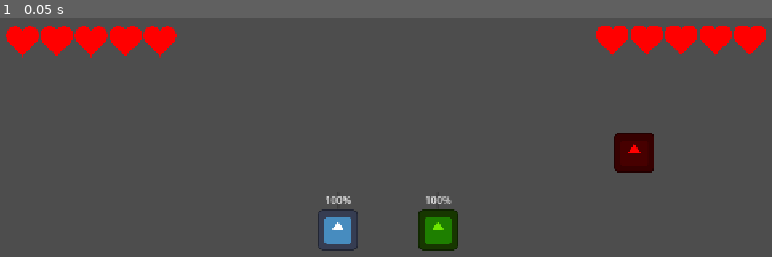
Above: before the commit, frame 1.
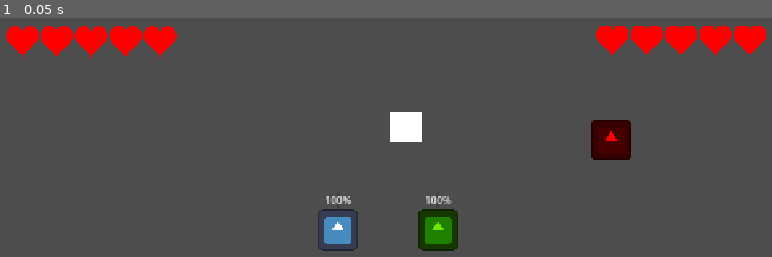
Above: after the commit, the same moment.

Repository: Herovero/CandlesOut
Game: Godot game, scene res://Scenes/main.tscn
Same seed, same stepped clock (60 frames per second), same inputs: the game is played once before the commit and once after it. The engine's default icon, where the game draws it, is replaced by a stand-in: a white triangle on a blue panel in a dark square.
Inputs:
- Up to frame 1 (0.05 s): no input

The runs differ from the first frame. In frame 1, 1.8% of the frame differs, in the area x 50-85%, y 39-65%.

Commit message:
Added item placeholder that disappears when touched

Diff:
--- a/Scenes/enemy_test.tscn
+++ b/Scenes/enemy_test.tscn
@@ -3,11 +3,11 @@
 [ext_resource type="Script" uid="uid://c2t7es6cljgi0" path="res://Scripts/enemy_test.gd" id="1_67vpr"]
 [ext_resource type="Texture2D" uid="uid://b7fvyw61qmnl7" path="res://icon.svg" id="1_q8xid"]
 
-[sub_resource type="CircleShape2D" id="CircleShape2D_kxk0d"]
-radius = 37.01351
+[sub_resource type="RectangleShape2D" id="RectangleShape2D_67vpr"]
+size = Vector2(64, 64)
 
-[sub_resource type="CircleShape2D" id="CircleShape2D_67vpr"]
-radius = 37.01351
+[sub_resource type="RectangleShape2D" id="RectangleShape2D_kxk0d"]
+size = Vector2(68, 68)
 
 [node name="Enemy" type="CharacterBody2D" unique_id=1685618765 groups=["Enemies"]]
 script = ExtResource("1_67vpr")
@@ -18,12 +18,12 @@
 texture = ExtResource("1_q8xid")
 
 [node name="CollisionShape2D" type="CollisionShape2D" parent="." unique_id=2102995938]
-shape = SubResource("CircleShape2D_kxk0d")
+shape = SubResource("RectangleShape2D_67vpr")
 
 [node name="Hitbox" type="Area2D" parent="." unique_id=1943702713]
 
-[node name="CollisionShape2D" type="CollisionShape2D" parent="Hitbox" unique_id=500030585]
-shape = SubResource("CircleShape2D_67vpr")
+[node name="CollisionShape2D" type="CollisionShape2D" parent="Hitbox" unique_id=874079151]
+shape = SubResource("RectangleShape2D_kxk0d")
 
 [node name="AttackTimer" type="Timer" parent="." unique_id=751666876]
 one_shot = true
--- /dev/null
+++ b/Scenes/item1.tscn
@@ -0,0 +1,20 @@
+[gd_scene format=3 uid="uid://d4mmodq5hen4l"]
+
+[ext_resource type="Script" uid="uid://bg4yvuv83bq3f" path="res://Scripts/item.gd" id="1_pkys8"]
+
+[sub_resource type="CanvasTexture" id="CanvasTexture_yk461"]
+
+[sub_resource type="RectangleShape2D" id="RectangleShape2D_1o0s7"]
+size = Vector2(50, 50)
+
+[node name="item1" type="Area2D" unique_id=839316503]
+script = ExtResource("1_pkys8")
+
+[node name="Sprite2D" type="Sprite2D" parent="." unique_id=171564091]
+scale = Vector2(50, 50)
+texture = SubResource("CanvasTexture_yk461")
+
+[node name="CollisionShape2D" type="CollisionShape2D" parent="." unique_id=40545649]
+shape = SubResource("RectangleShape2D_1o0s7")
+
+[connection signal="body_entered" from="." to="." method="_on_body_entered"]
--- a/Scenes/main.tscn
+++ b/Scenes/main.tscn
@@ -1,10 +1,14 @@
 [gd_scene format=3 uid="uid://b4jda3svu4fmh"]
 
 [ext_resource type="PackedScene" uid="uid://c4sy607bwof83" path="res://Scenes/player.tscn" id="1_jjgbg"]
+[ext_resource type="PackedScene" uid="uid://d4mmodq5hen4l" path="res://Scenes/item1.tscn" id="1_jjvhh"]
 [ext_resource type="PackedScene" uid="uid://cqbq35ef7qsmd" path="res://Scenes/heart.tscn" id="2_8gbba"]
 [ext_resource type="PackedScene" uid="uid://dxnyakx10q5kf" path="res://Scenes/enemy_test.tscn" id="2_bo1nx"]
 
 [node name="main" type="Node2D" unique_id=1941177541]
+
+[node name="item1" parent="." unique_id=839316503 instance=ExtResource("1_jjvhh")]
+position = Vector2(28, -165)
 
 [node name="Player1" parent="." unique_id=687220319 groups=["Players"] instance=ExtResource("1_jjgbg")]
 position = Vector2(-80, 0)
@@ -48,7 +52,7 @@
 my_player_id = "p2_"
 
 [node name="Enemy" parent="." unique_id=1685618765 instance=ExtResource("2_bo1nx")]
-position = Vector2(394, -124)
+position = Vector2(357, -144)
 
 [editable path="Player1"]
 [editable path="Player2"]
--- a/Scenes/player.tscn
+++ b/Scenes/player.tscn
@@ -31,3 +31,9 @@
 offset_bottom = 13.5
 grow_horizontal = 2
 grow_vertical = 2
+
+[node name="Ghost" type="Area2D" parent="." unique_id=1660499643]
+
+[node name="Sprite2D" type="Sprite2D" parent="Ghost" unique_id=1845943801]
+
+[node name="CollisionShape2D" type="CollisionShape2D" parent="Ghost" unique_id=904499876]
--- /dev/null
+++ b/Scripts/item.gd
@@ -0,0 +1,14 @@
+extends Area2D
+
+
+# Called when the node enters the scene tree for the first time.
+func _ready():
+	pass # Replace with function body.
+
+# Called every frame. 'delta' is the elapsed time since the previous frame.
+func _process(delta):
+	pass
+
+func _on_body_entered(body):
+	if body.is_in_group("Players"):
+		queue_free()
--- a/Scripts/player.gd
+++ b/Scripts/player.gd
@@ -12,6 +12,7 @@
 var is_sleeping: bool = false
 
 @onready var stamina_bar = $Stats/StaminaBar
+@onready var ghost_node = $Ghost
 
 func _ready():
 	stamina_bar.max_value = max_stamina
Not shown, added: Scripts/item.gd.uid
